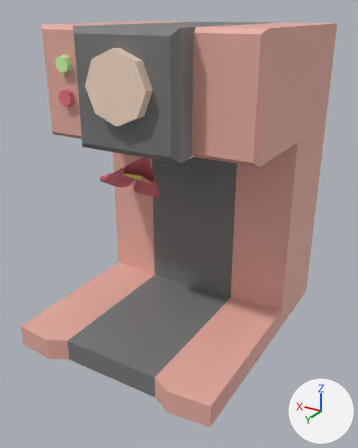
One commit to the FBX model Assets/Art Assets/Final/NectarDispenser.fbx: the scene before it, then after it.
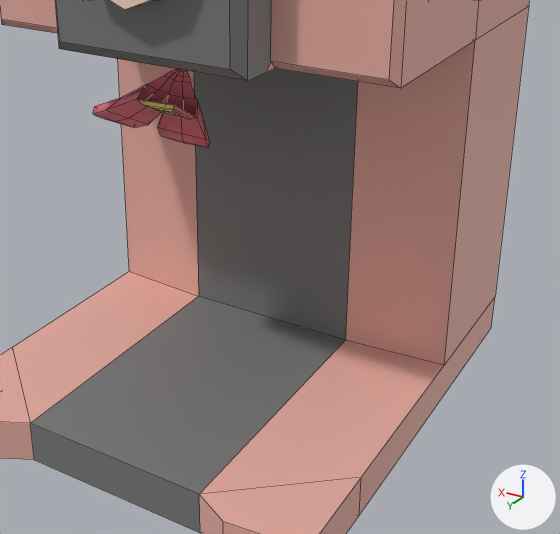
Each version is shown whole from a camera (50 mm lens) standing at (3.21, -1.08, 3.66) and looking at (4.45, -3.15, 2.63), then close up on the part from 14% to 95% of the width and 27% to 89% of the height. Every picture has the same lights, and +X, +Y and +Z are marked at lower right. The close-ups show mesh edges as thin lines. Where no turn or scale is listed for an object, it has been applied to the vertices.
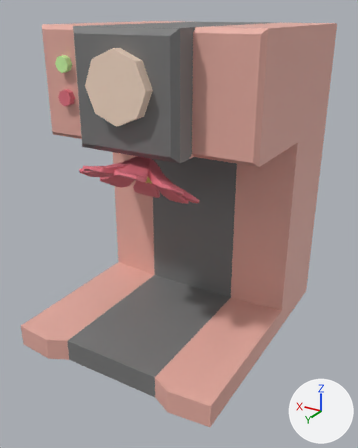
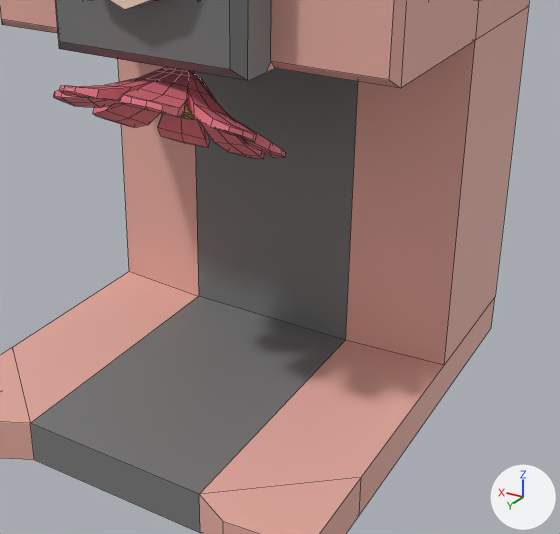
The newer file is also turned or shifted as a whole; pictures and numbers use the older file's frame.

Pixel boxes (x1, y1, x2, y2) of what changed, in the close-ups (560 x 534 px):
part 1 of me_cylinder_018, built on: before (138, 100, 196, 119); after (53, 67, 286, 159)

Patch to the scene script:
```diff
--- a/Assets/Art Assets/Final/NectarDispenser.fbx.py
+++ b/Assets/Art Assets/Final/NectarDispenser.fbx.py
@@ me_cylinder_018 @@
 # used by ob_cylinder_002; location = (4.917, -2.926, 3.431)
-me_cylinder_018.from_pydata(...)  # 220 vertices, 183 faces; spans x -0.99..0.15, y -0.96..0.39, z -1.43..0.17
+me_cylinder_018.from_pydata(...)  # 454 vertices, 435 faces; spans x -0.99..0.15, y -0.96..0.39, z -1.43..0.17
+# me_cylinder_018 part 1
+# 12 faces are deleted
+# 229 vertices are added at x -0.69..-0.14, y -0.2..0.29, z -0.67..-0.22
+# 5 new vertices lie (0.04, -0.01, 0.0) away from vertices in x -0.69..-0.38, y -0.05..0.14, z -0.53..-0.41
+# 42 new faces join them, mat_stem (green #d1ffaa)
+# 172 new faces join them, mat_petals (pink #e77483)
+# 50 new faces join them, mat_pollen (yellow #e7d468)
 me_cylinder_018.materials.append(mat_stem)
```
